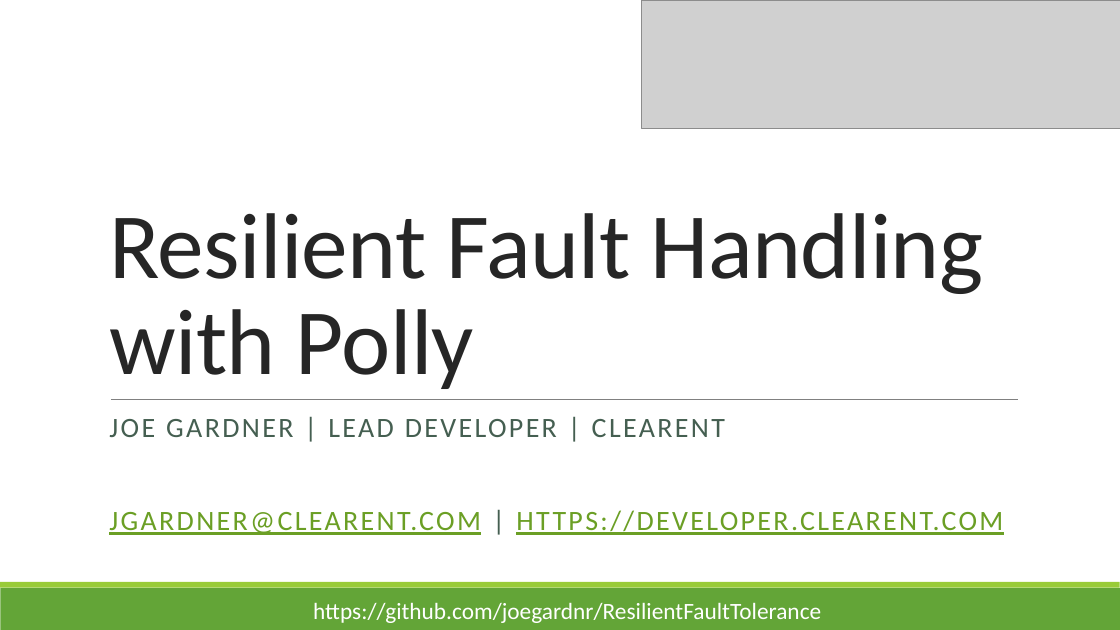
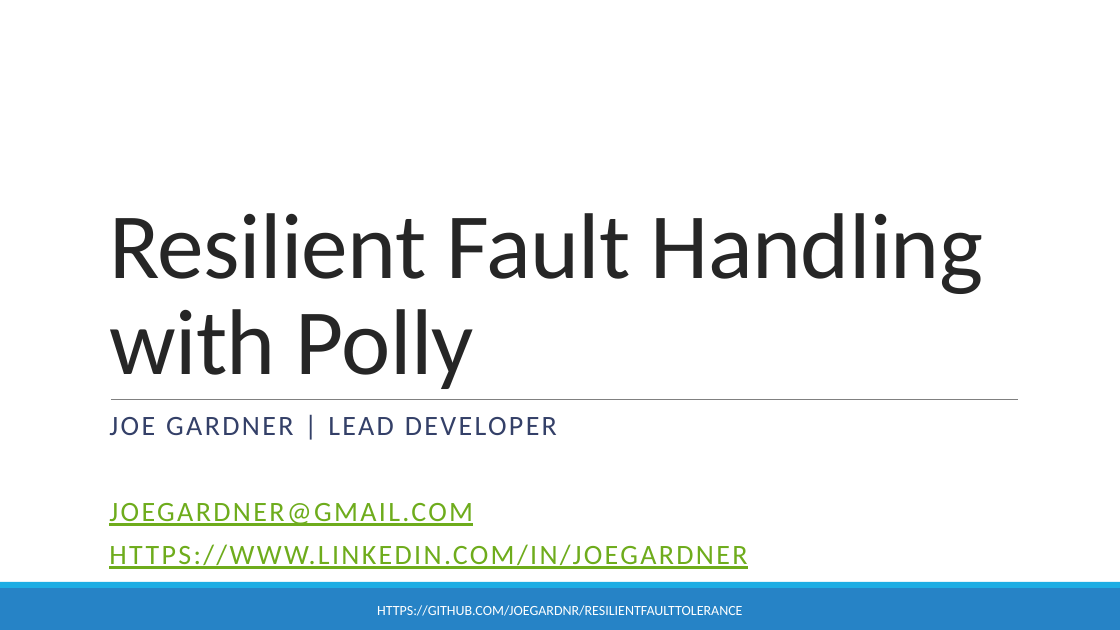
Before and after one commit to joegardnr/ResilientFaultTolerance, a slide deck: slide 1 of ResilientFaultTolerance.pptx. Drawn at 1120x630 pixels with LibreOffice and Linux fonts; fonts in the diff are those of the drawing; grey boxes stand for pictures. Boxes give left, top, right and bottom in pixels: in the first picture for what was removed or moved away, otherwise in the second. Text is boxed around its words. In the diff, an @@ line names an element or a change of style, - is before the commit and + after.

```diff
--- a/ResilientFaultTolerance.pptx
+++ b/ResilientFaultTolerance.pptx
@@ picture removed at box(642, 0, 1120, 129) @@
@@ subtitle at box(109, 417, 747, 569): text changed; text colour #6B9F25 to #6EAC1C @@
-JOE GARDNER | LEAD DEVELOPER | CLEARENT
-JGARDNER@CLEARENT.COM | HTTPS://DEVELOPER.CLEARENT.COM
+JOE GARDNER | LEAD DEVELOPER
+JOEGARDNER@GMAIL.COM
+HTTPS://WWW.LINKEDIN.COM/IN/JOEGARDNER
@@ rectangle at box(0, 588, 1120, 630): fill #63A537 to #2683C6 @@
@@ rectangle at box(0, 582, 1120, 588): fill #99CB38 to #1CADE4 @@
@@ text at box(377, 605, 742, 616): text changed; size 20 to 12 pt @@
-https://github.com/joegardnr/ResilientFaultTolerance
+HTTPS://GITHUB.COM/JOEGARDNR/RESILIENTFAULTTOLERANCE
```
Also in this commit, not shown: 19 other slides changed, 7 other files.
